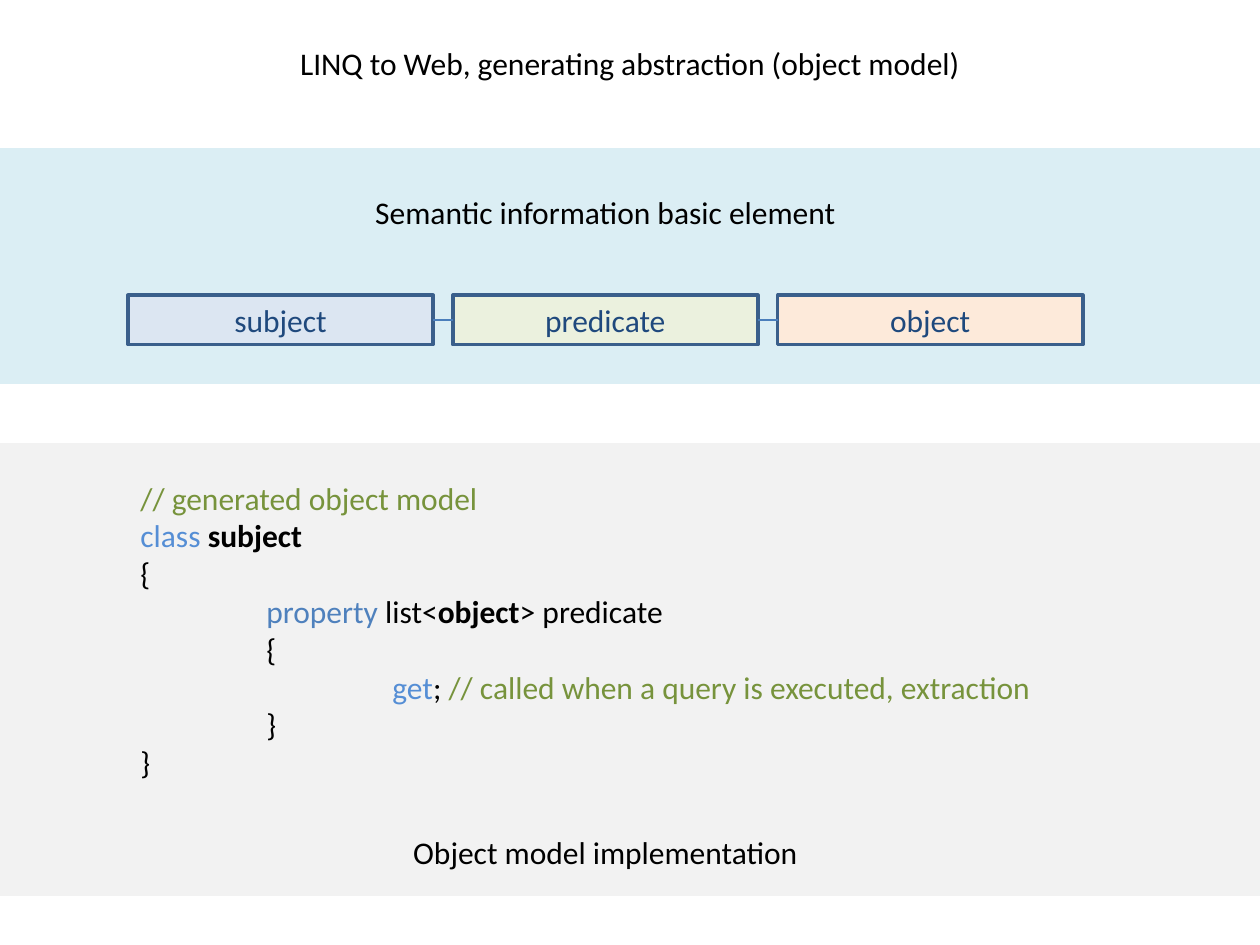
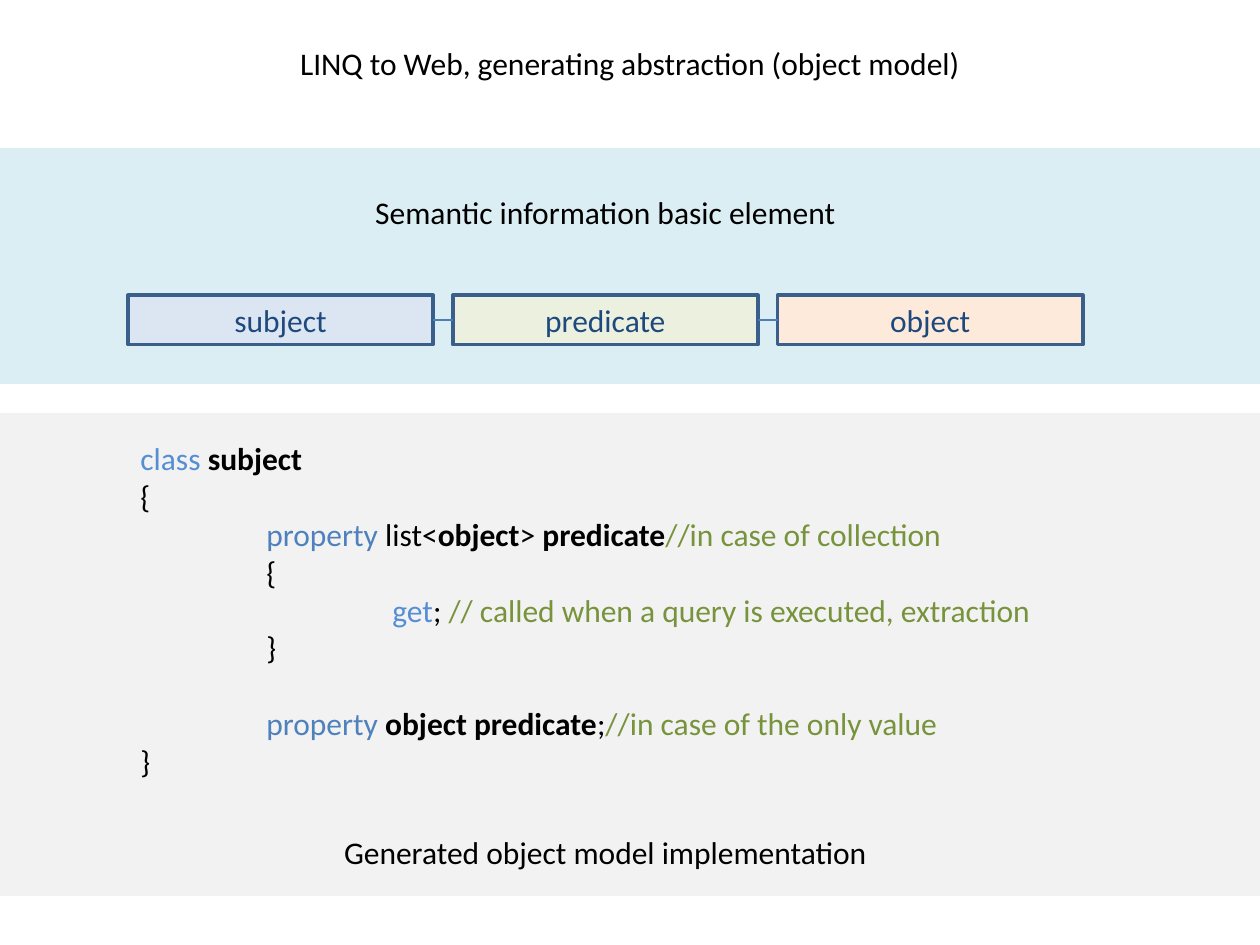
Before and after one commit to ARLM-Attic/linq2web, a slide deck: slide 3 of Documentation/diagrams.pptx. Drawn at 1260x945 pixels with LibreOffice and Linux fonts; fonts in the diff are those of the drawing. Boxes give left, top, right and bottom in pixels: in the first picture for what was removed or moved away, otherwise in the second. Text is boxed around its words. In the diff, an @@ line names an element or a change of style, - is before the commit and + after.

```diff
--- a/Documentation/diagrams.pptx
+++ b/Documentation/diagrams.pptx
@@ rectangle: place and size @@
-rectangle at box(0, 444, 1260, 896)
+rectangle at box(0, 413, 1260, 896)
@@ text "class subject": place and size @@
-text "class subject" at box(140, 488, 1030, 705)
+text "class subject" at box(140, 448, 1030, 741)
@@ text at box(172, 488, 477, 516): paragraph removed @@
-// generated object model
@@ text at box(266, 524, 941, 552): text changed @@
-property list<object> predicate
+property list<object> predicate//in case of collection
@@ text at box(266, 713, 937, 741): paragraph added @@
+property object predicate;//in case of the only value
@@ text at box(344, 842, 866, 870): text changed @@
-Object model implementation
+Generated object model implementation
```
Also in this commit, not shown: 1 slide added.
